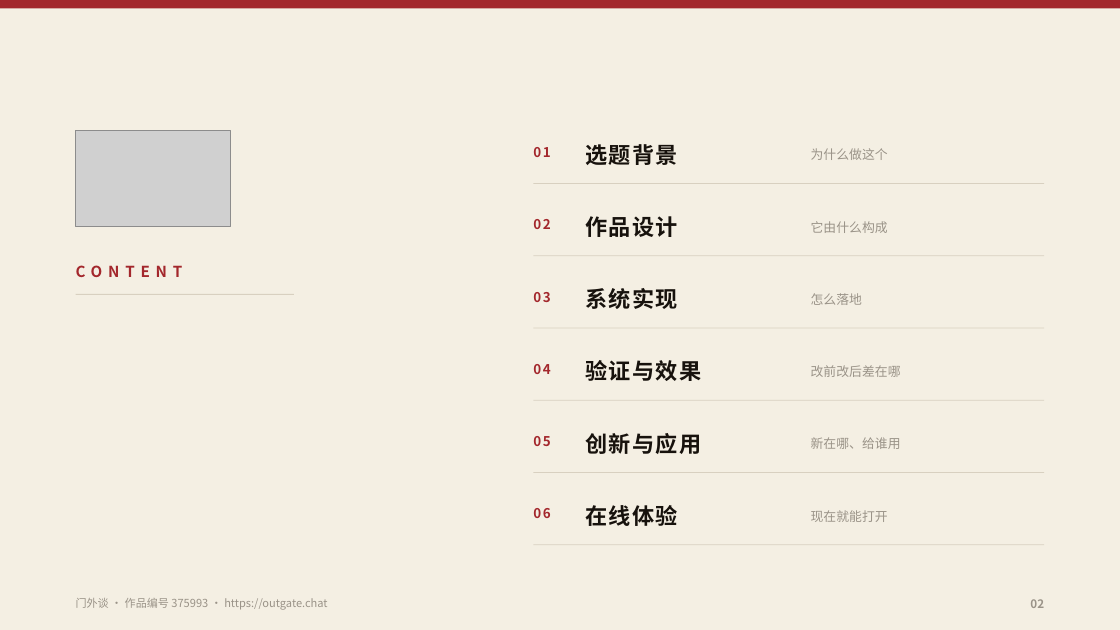
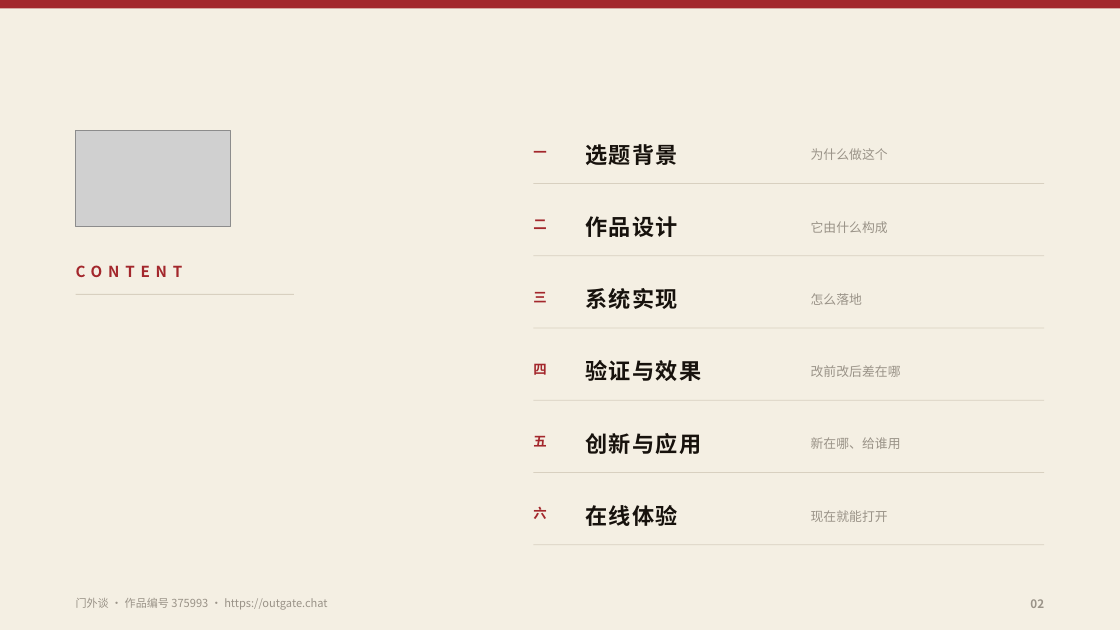
Before and after one commit to fsh114514/menwaitan, a slide deck: slide 2 of competition/答辩PPT.pptx. Drawn at 1120x630 pixels with LibreOffice and Linux fonts; fonts in the diff are those of the drawing; grey boxes stand for pictures. Boxes give left, top, right and bottom in pixels: in the first picture for what was removed or moved away, otherwise in the second. Text is boxed around its words. In the diff, an @@ line names an element or a change of style, - is before the commit and + after.

```diff
--- a/competition/答辩PPT.pptx
+++ b/competition/答辩PPT.pptx
@@ text at (533,151,546,153): text changed @@
-01
+一
@@ text at (533,219,546,229): text changed @@
-02
+二
@@ text at (533,292,546,303): text changed @@
-03
+三
@@ text at (533,364,546,375): text changed @@
-04
+四
@@ text at (533,436,546,447): text changed @@
-05
+五
@@ text at (533,507,546,519): text changed @@
-06
+六
```
Also in this commit, not shown: 14 other slides changed, 2 other files.
